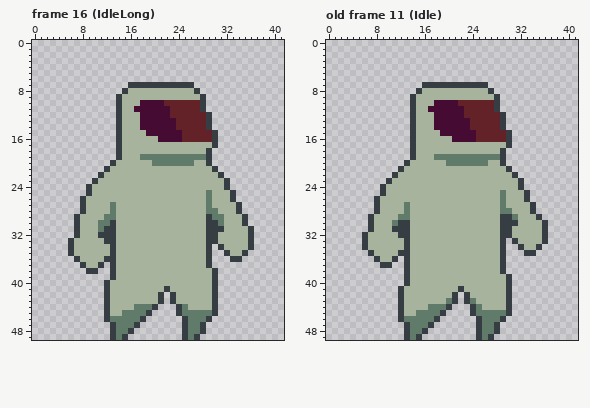
Pixel-art file -- _asset_builders/sprites/player.ase. That is the earlier state.
42x50 pixels, 47 frames. Shown: frame 16 (IdleLong), old frame 11 (Idle). The commit also changed other frames, which this record leaves out.
New version:
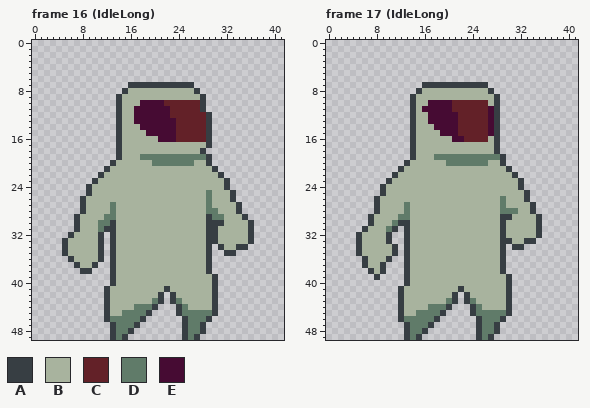
Palette (. is transparent): A #373e43  B #a8b39e  C #632128  D #607b69  E #460b33
A new or re-ordered frame is compared with the old frame closest to it.
Commit: Updated IdleLong
Difference:
frames 47 -> 59
--- frame 16 (IdleLong), layer "Layer 2"
@@ x 15..32 @@
 11 BBEEEEEECCCCCA....
-12 BBBEEEEECCCCCCA...
-13 BBBEEEEEECCCCCA...
+12 BBEEEEEECCCCCCA...
+13 BBEEEEEEECCCCCA...
 14 BBBEEEEEECCCCCA...
-15 BBBBEEEEEECCCCCA..
-16 BBBBBBEEEECCCCCA..
-17 BBBBBBBBBBBBBBBA..
-18 BBBBBBBBBBBBBBA...
+15 BBBBEEEEECCCCCA...
+16 BBBBBBEEECCCCCA...
+17 BBBBBBBBBBBBBBA...
+18 BBBBBBBBBBBBBA....
 19 BBBDDDDDDDDDDDA...
@@ x 0..41 @@
 29 .......ABBBBDDBBBBBBBBBBBBBBBADDBBBA......
-30 .......ABBBDDABBBBBBBBBBBBBBBAADBBBA......
-31 .......ABBBDAABBBBBBBBBBBBBBBAAABBBBA.....
-32 .......ABBBAAABBBBBBBBBBBBBBBAABBBBBA.....
-33 ......ABBBBBAABBBBBBBBBBBBBBBAABBBBBA.....
-34 ......ABBBBBBABBBBBBBBBBBBBBBA.ABBBBA.....
-35 ......ABBBBBBABBBBBBBBBBBBBBBA..ABBA......
-36 .......ABBBBAABBBBBBBBBBBBBBBA...AA.......
-37 ........ABBA.ABBBBBBBBBBBBBBBA............
-38 .........AA..ABBBBBBBBBBBBBBBBA...........
+30 .......ABBBDDABBBBBBBBBBBBBBBAAABBBBA.....
+31 .......ABBBDAABBBBBBBBBBBBBBBAABBBBBA.....
+32 ......ABBBBA.ABBBBBBBBBBBBBBBAABBBBBA.....
+33 .....ABBBBBA.ABBBBBBBBBBBBBBBAABBBBBA.....
+34 .....ABBBBBA.ABBBBBBBBBBBBBBBA.ABBAA......
+35 .....ABBBBBA.ABBBBBBBBBBBBBBBA..AA........
+36 ......ABBBBA.ABBBBBBBBBBBBBBBA............
+37 .......ABBA..ABBBBBBBBBBBBBBBA............
+38 ........AA...ABBBBBBBBBBBBBBBA............
 39 .............ABBBBBBBBBBBBBBBBA...........
-40 ............ABBBBBBBBBBBBBBBBBA...........
+40 .............ABBBBBBBBBBBBBBBBA...........
 41 ............ABBBBBBBBBABBBBBBBA...........
 42 ............ABBBBBBBBA.ABBBBBBA...........
-43 ............ABBBBBBBBA.ABBBBBBA...........
+43 ............ABBBBBBBDA.ADBBBBBA...........
 44 ............ABBBBDDDA...ADBBBBA...........
--- frame 17 (IdleLong) is new; against old frame 11 (Idle), layer "Layer 2"
@@ x 14..32 @@
  9 ABBBBBBBBBBBBBA....
-10 ABBBEEEECCCCCCA....
-11 ABBEEEEEECCCCCA....
-12 ABBBEEEEECCCCCCA...
-13 ABBBEEEEEECCCCCA...
-14 ABBBEEEEEECCCCCA...
-15 ABBBBEEEEEECCCCCA..
-16 ABBBBBBEEEECCCCCA..
-17 ABBBBBBBBBBBBBBBA..
-18 ABBBBBBBBBBBBBBA...
+10 ABBEEEECCCCCCBA....
+11 ABEEEEECCCCCCEA....
+12 ABBEEEEECCCCCEA....
+13 ABBEEEEECCCCCEA....
+14 ABBBEEEECCCCCEA....
+15 ABBBBEEECCCCCEA....
+16 ABBBBBBEECCCCBA....
+17 ABBBBBBBBBBBBBA....
+18 ABBBBBBBBBBBBBA....
 19 ABBBDDDDDDDDDDDA...
@@ x 0..41 @@
 24 .........ABBBBBBBBBBBBBBBBBBBBBBA.........
-25 .........ABBBBBBBBBBBBBBBBBBBDBBBA........
+25 .........ABBBBBBBBBBBBBBBBBBBBBBBA........
 26 ........ABBBBBBBBBBBBBBBBBBBBDBBBA........
 27 ........ABBBBDBBBBBBBBBBBBBBBDBBBBA.......
-28 ........ABBBBDBBBBBBBBBBBBBBBDDBBBA.......
-29 .......ABBBBDDBBBBBBBBBBBBBBBAADBBBA......
-30 .......ABBBDAABBBBBBBBBBBBBBBAAABBBBA.....
-31 .......ABBBAAABBBBBBBBBBBBBBBAABBBBBA.....
-32 ......ABBBBBAABBBBBBBBBBBBBBBAABBBBBA.....
-33 ......ABBBBBBABBBBBBBBBBBBBBBA.ABBBBA.....
-34 ......ABBBBBBABBBBBBBBBBBBBBBA..ABBA......
-35 .......ABBBBAABBBBBBBBBBBBBBBA...AA.......
-36 ........ABBA.ABBBBBBBBBBBBBBBA............
-37 .........AA..ABBBBBBBBBBBBBBBA............
-38 .............ABBBBBBBBBBBBBBBA............
-39 .............ABBBBBBBBBBBBBBBBA...........
+28 ........ABBBBDBBBBBBBBBBBBBBBDDDBBA.......
+29 .......ABBBBDDBBBBBBBBBBBBBBBAABBBBA......
+30 .......ABBBDAABBBBBBBBBBBBBBBABBBBBA......
+31 ......ABBBDA.ABBBBBBBBBBBBBBBABBBBBA......
+32 .....ABBBBA..ABBBBBBBBBBBBBBBABBBBBA......
+33 .....ABBBBA..ABBBBBBBBBBBBBBBAABBAA.......
+34 .....ABBBBBA.ABBBBBBBBBBBBBBBA.AA.........
+35 .....ABBBBBA.ABBBBBBBBBBBBBBBA............
+36 ......ABBBA..ABBBBBBBBBBBBBBBA............
+37 ......ABBA...ABBBBBBBBBBBBBBBA............
+38 .......ABA...ABBBBBBBBBBBBBBBA............
+39 ........A....ABBBBBBBBBBBBBBBBA...........
 40 .............ABBBBBBBBBBBBBBBBA...........
